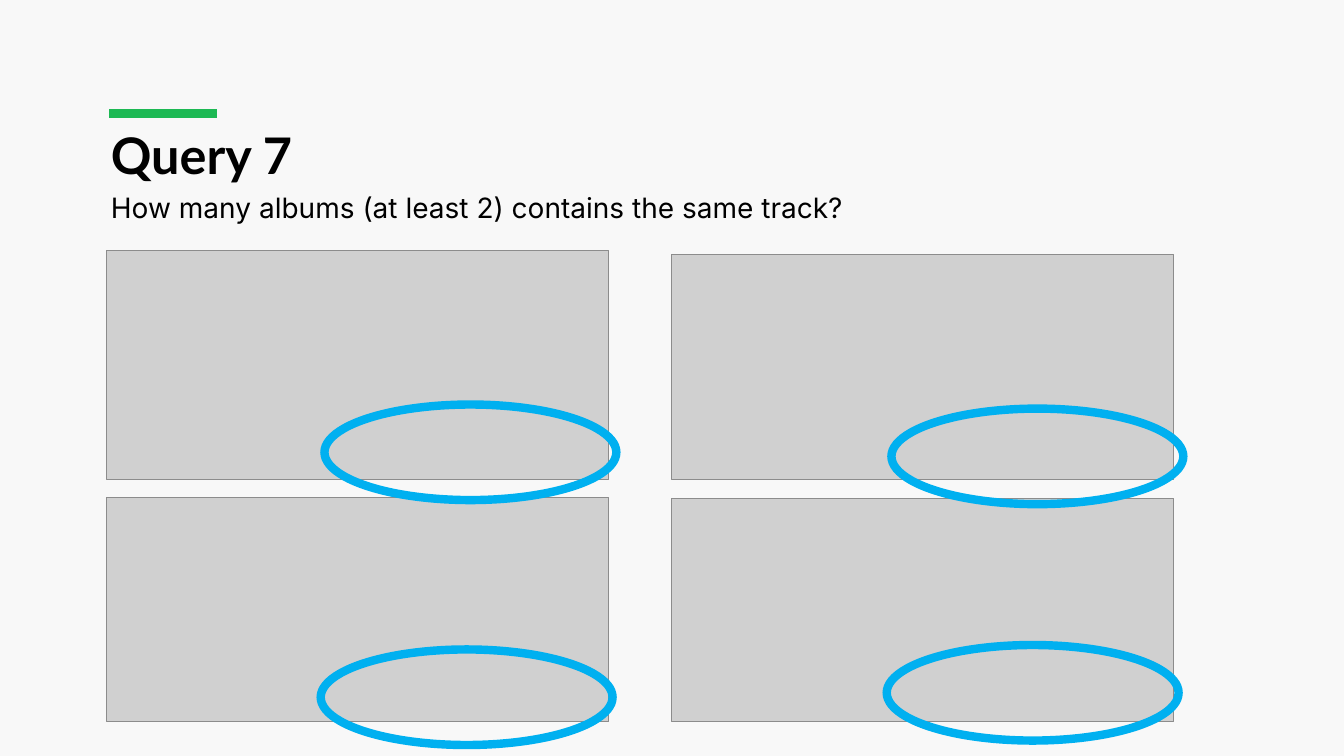
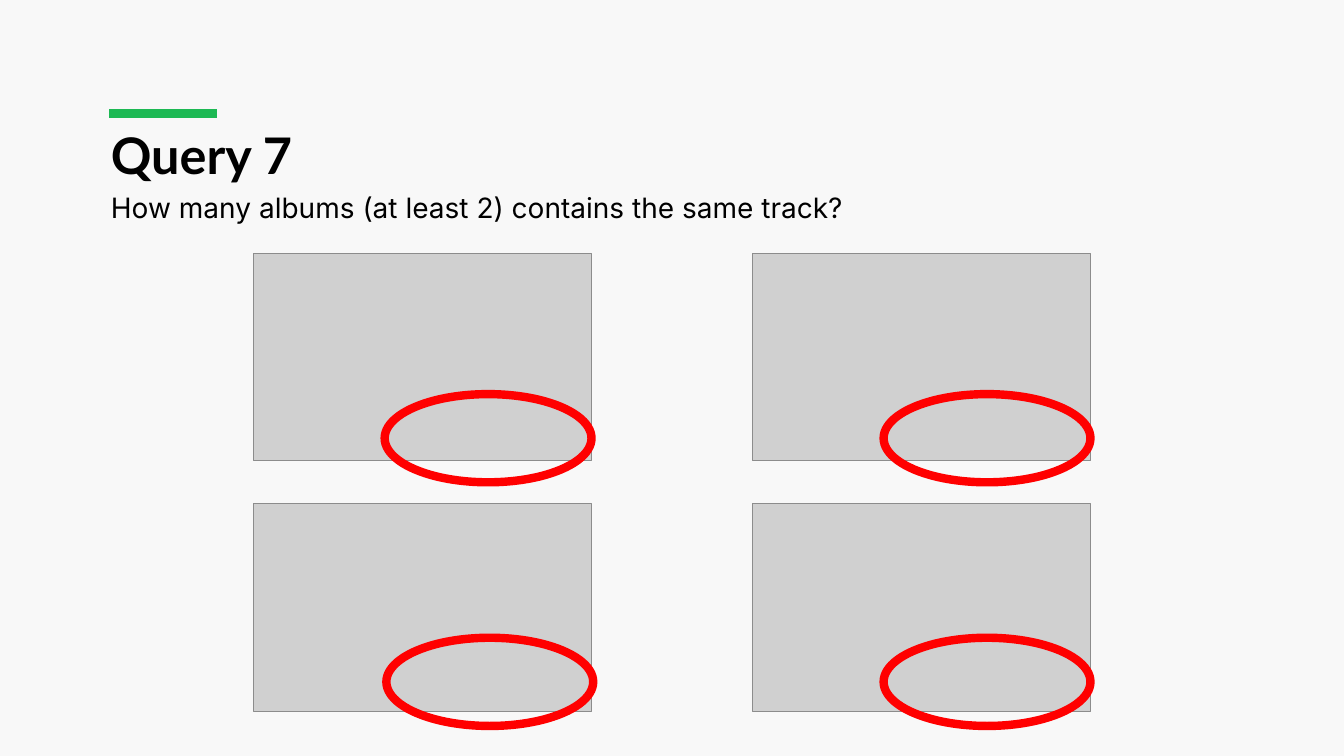
Before and after one commit to luca-martinelli-09/spotify-lod, a slide deck: slide 19 of Spotify_Presentation.pptx. Drawn at 1344x756 pixels with LibreOffice and Linux fonts; fonts in the diff are those of the drawing; grey boxes stand for pictures. Boxes give left, top, right and bottom in pixels: in the first picture for what was removed or moved away, otherwise in the second. Text is boxed around its words. In the diff, an @@ line names an element or a change of style, - is before the commit and + after.

```diff
--- a/Spotify_Presentation.pptx
+++ b/Spotify_Presentation.pptx
@@ picture: place and size @@
-picture at (107, 250, 609, 480)
+picture at (253, 253, 591, 461)
@@ picture: place and size @@
-picture at (673, 254, 1175, 480)
+picture at (752, 253, 1090, 461)
@@ outline #00B0F0 6 pt to #FF0000 6 pt in 4 elements at (386, 638, 593, 727), (884, 638, 1091, 727), (884, 394, 1091, 483), (385, 394, 592, 483) @@
@@ ellipse: place and size @@
-ellipse at (325, 404, 617, 500)
+ellipse at (385, 394, 592, 483)
@@ ellipse: place and size @@
-ellipse at (891, 408, 1184, 504)
+ellipse at (884, 394, 1091, 483)
@@ picture: place and size @@
-picture at (107, 498, 609, 723)
+picture at (253, 504, 591, 712)
@@ picture: place and size @@
-picture at (673, 498, 1175, 722)
+picture at (752, 504, 1090, 712)
@@ ellipse: place and size @@
-ellipse at (321, 649, 613, 745)
+ellipse at (386, 638, 593, 727)
@@ ellipse: place and size @@
-ellipse at (887, 645, 1180, 741)
+ellipse at (884, 638, 1091, 727)
```
Also in this commit, not shown: 14 other slides changed, 1 slide added, 1 slide removed, 1 other file.
